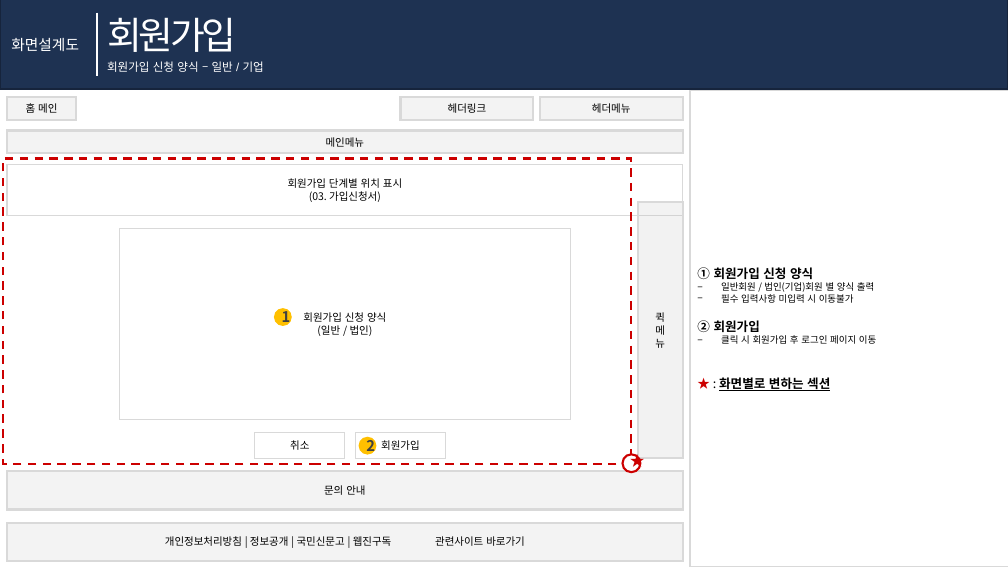
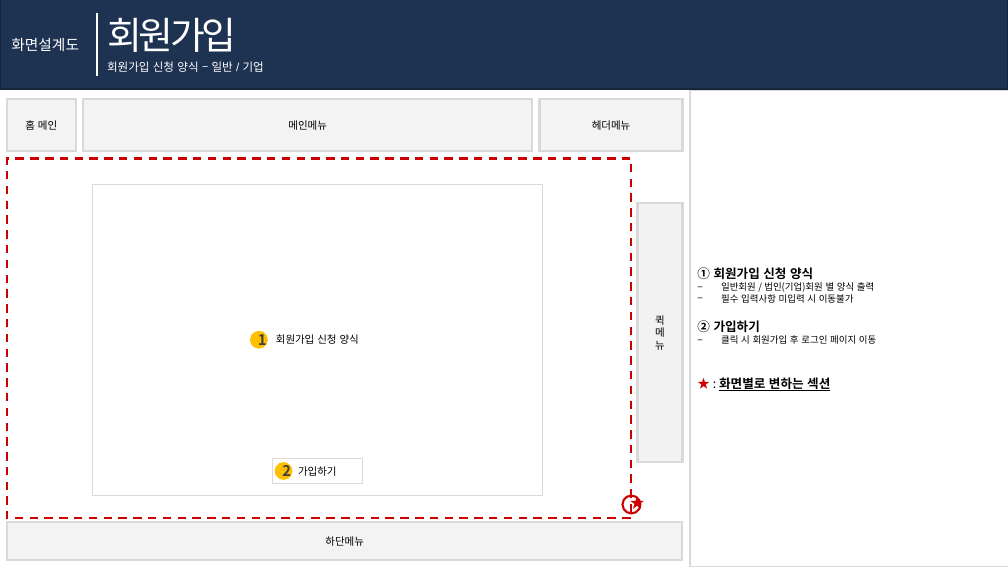
Before and after one commit to HTKzz/HALO, a slide deck: slide 5 of 프로젝트/설계 단계 계획서/ACC_화면정의서.pptx. Drawn at 1008x567 pixels with LibreOffice and Linux fonts; fonts in the diff are those of the drawing. Boxes give left, top, right and bottom in pixels: in the first picture for what was removed or moved away, otherwise in the second. Text is boxed around its words. In the diff, an @@ line names an element or a change of style, - is before the commit and + after.

```diff
--- a/프로젝트/설계 단계 계획서/ACC_화면정의서.pptx
+++ b/프로젝트/설계 단계 계획서/ACC_화면정의서.pptx
@@ rectangle "홈 메인": place and size @@
-rectangle "홈 메인" at [7,97,76,119]
+rectangle "홈 메인" at [7,99,76,152]
@@ rectangle "메인메뉴": place and size @@
-rectangle "메인메뉴" at [7,131,683,154]
+rectangle "메인메뉴" at [83,99,532,151]
@@ rectangle removed at [401,97,534,119] @@
-헤더링크
@@ rectangle "헤더메뉴": place and size @@
-rectangle "헤더메뉴" at [540,97,683,119]
+rectangle "헤더메뉴" at [540,99,683,151]
@@ rectangle: place and size @@
-rectangle at [3,159,631,464]
+rectangle at [7,159,631,519]
@@ rectangle removed at [7,164,683,216] @@
-회원가입 단계별 위치 표시
-(03. 가입신청서)
@@ rectangle "회원가입 신청 양식": place and size @@
-rectangle "회원가입 신청 양식" at [119,228,570,420]
+rectangle "회원가입 신청 양식" at [92,185,543,496]
@@ rectangle "퀵": place and size @@
-rectangle "퀵" at [637,202,683,458]
+rectangle "퀵" at [637,203,683,462]
@@ text in rectangle at [317,325,373,336]: paragraph removed @@
-(일반 / 법인)
@@ text in rectangle at [697,320,760,332]: text changed @@
-② 회원가입
+② 가입하기
@@ ellipse "1": place and size @@
-ellipse "1" at [274,309,292,327]
+ellipse "1" at [250,331,268,349]
@@ rectangle removed at [355,433,445,458] @@
-회원가입
@@ rectangle removed at [7,471,683,510] @@
-문의 안내
@@ rectangle "가입하기": place and size @@
-rectangle "가입하기" at [255,433,345,458]
+rectangle "가입하기" at [272,458,362,484]
@@ ellipse "2": place and size @@
-ellipse "2" at [358,437,377,455]
+ellipse "2" at [274,462,293,480]
@@ text in rectangle at [298,466,337,476]: text changed @@
-취소
+가입하기
@@ ellipse: place and size @@
-ellipse at [622,454,640,473]
+ellipse at [622,496,640,514]
@@ text "★": place and size @@
-text "★" at [622,448,640,474]
+text "★" at [622,490,640,516]
@@ text in rectangle at [325,536,364,546]: text changed @@
-개인정보처리방침 | 정보공개 | 국민신문고 | 웹진구독 관련사이트 바로가기
+하단메뉴
```
Also in this commit, not shown: 24 other slides changed, 3 slides added, 10 slides removed, 19 other files.
